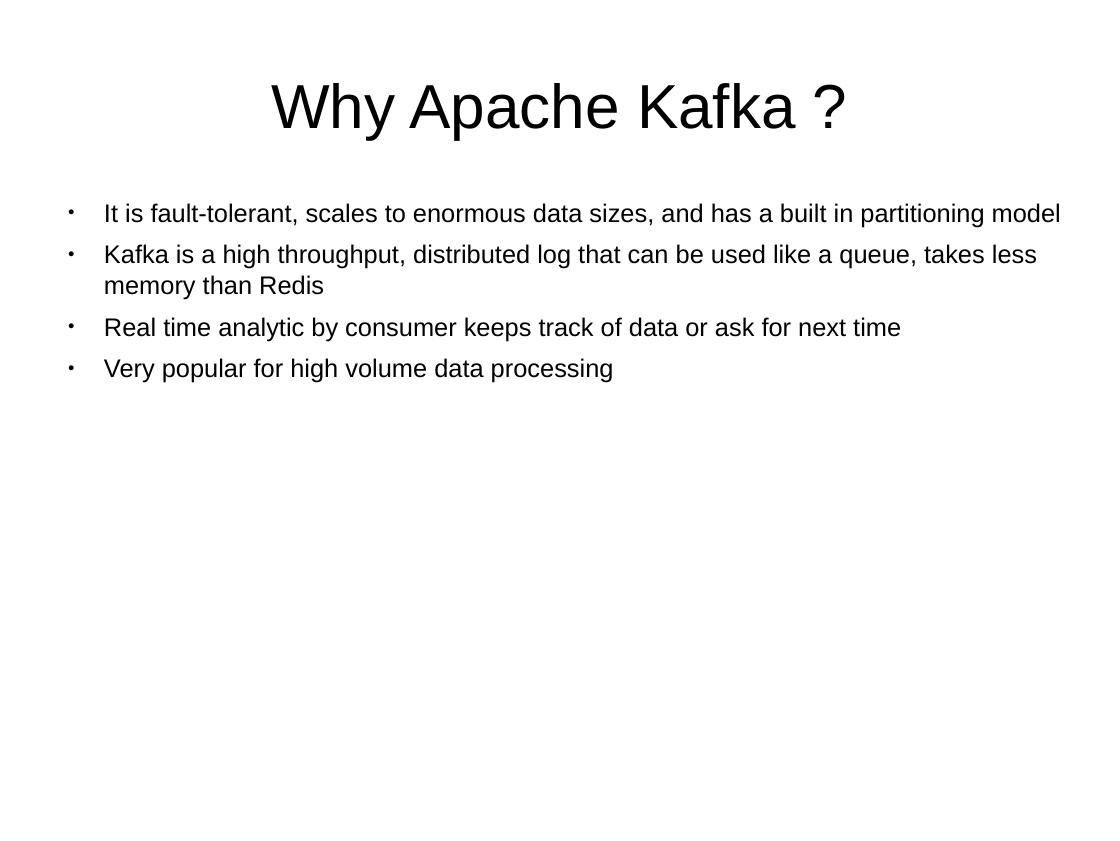
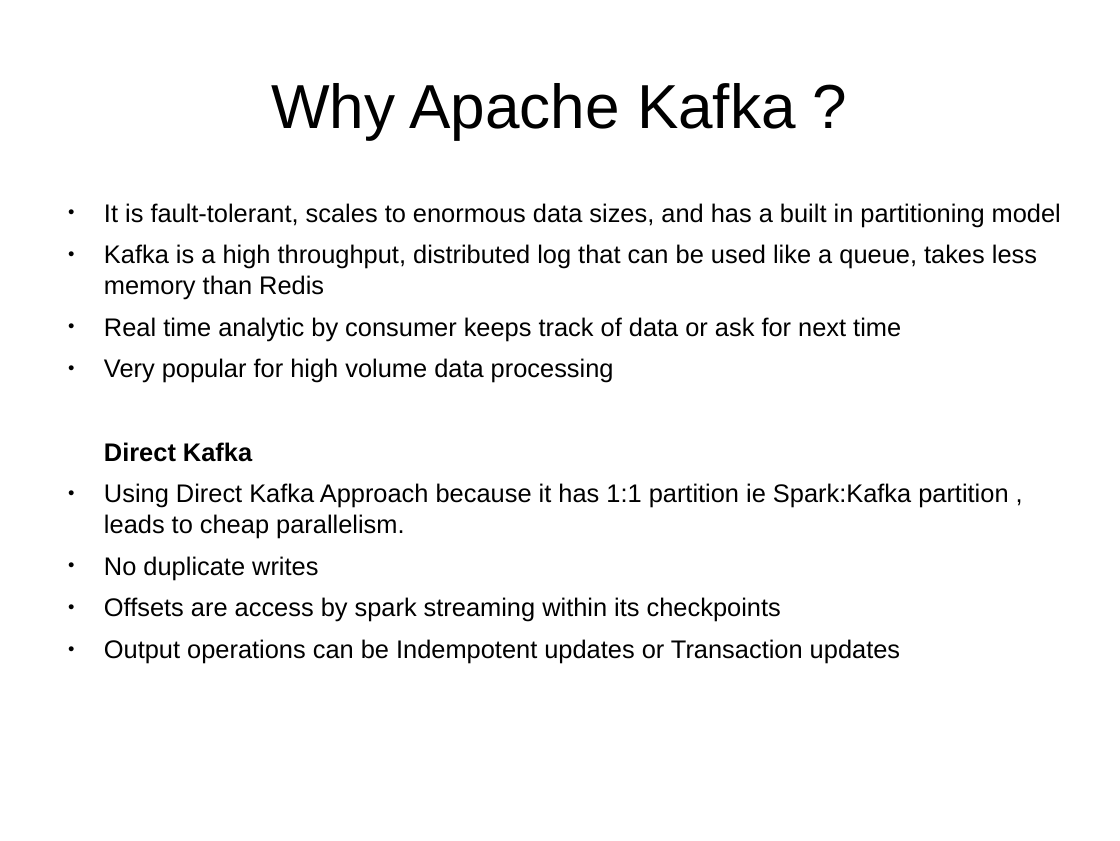
Before and after one commit to abhishek-ch/evolveML, a slide deck: slide 3 of data/smaato.odp. Drawn at 1120x841 pixels with LibreOffice and Linux fonts; fonts in the diff are those of the drawing. Boxes give left, top, right and bottom in pixels: in the first picture for what was removed or moved away, otherwise in the second. Text is boxed around its words. In the diff, an @@ line names an element or a change of style, - is before the commit and + after.

Commit message:
kafka and direct kafka approach

```diff
--- a/data/smaato.odp
+++ b/data/smaato.odp
@@ text at (104, 442, 1008, 664): paragraphs added @@
+Direct Kafka
+● Using Direct Kafka Approach because it has 1:1 partition ie Spark:Kafka partition , leads to cheap parallelism.
+● No duplicate writes
+● Offsets are access by spark streaming within its checkpoints
+● Output operations can be Indempotent updates or Transaction updates
```
Also in this commit, not shown: 4 other slides changed.
